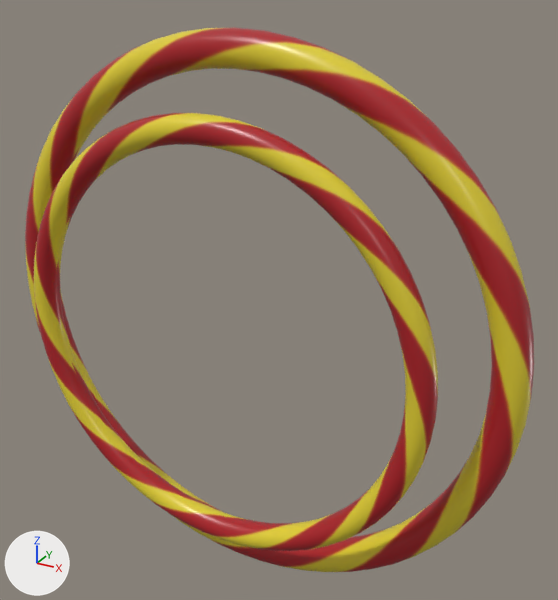
The glTF model assets/models/target.glb: old version first, new version second.
Both versions are drawn from a camera (50 mm lens) standing at (0.172, -0.273, 0.156) and looking at (0.017, 0.009, 0.016). Arrows for +X, +Y and +Z are at lower left; the lights stay in place.

Names of what the first picture shows: 'target'.
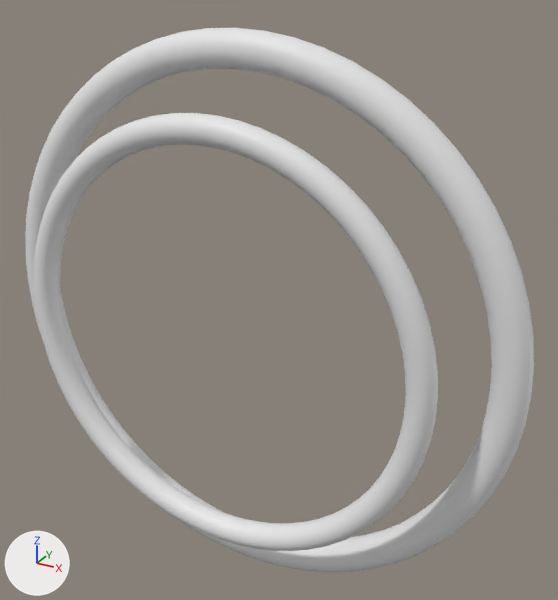
Diff of the bpy script that builds the scene:
```diff
--- a/assets/models/target.glb.py
+++ b/assets/models/target.glb.py
@@ me_torus @@
 me_torus.from_pydata(...)  # 3072 vertices, 6144 faces; spans x -0.132..0.132, y -0.028..0.011, z -0.132..0.132
-me_torus.materials.append(mat_material_003)  # picture img_target
```

Where the change shows, as pixel boxes (x1, y1, x2, y2) in the pictures (558 x 600 px):
'target', recoloured: (25, 28, 534, 572) in both
